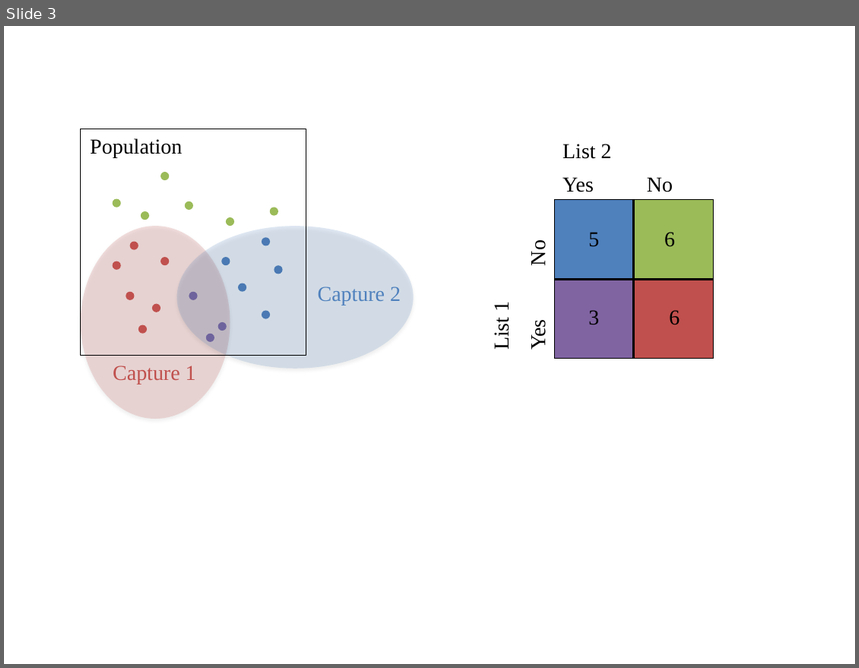
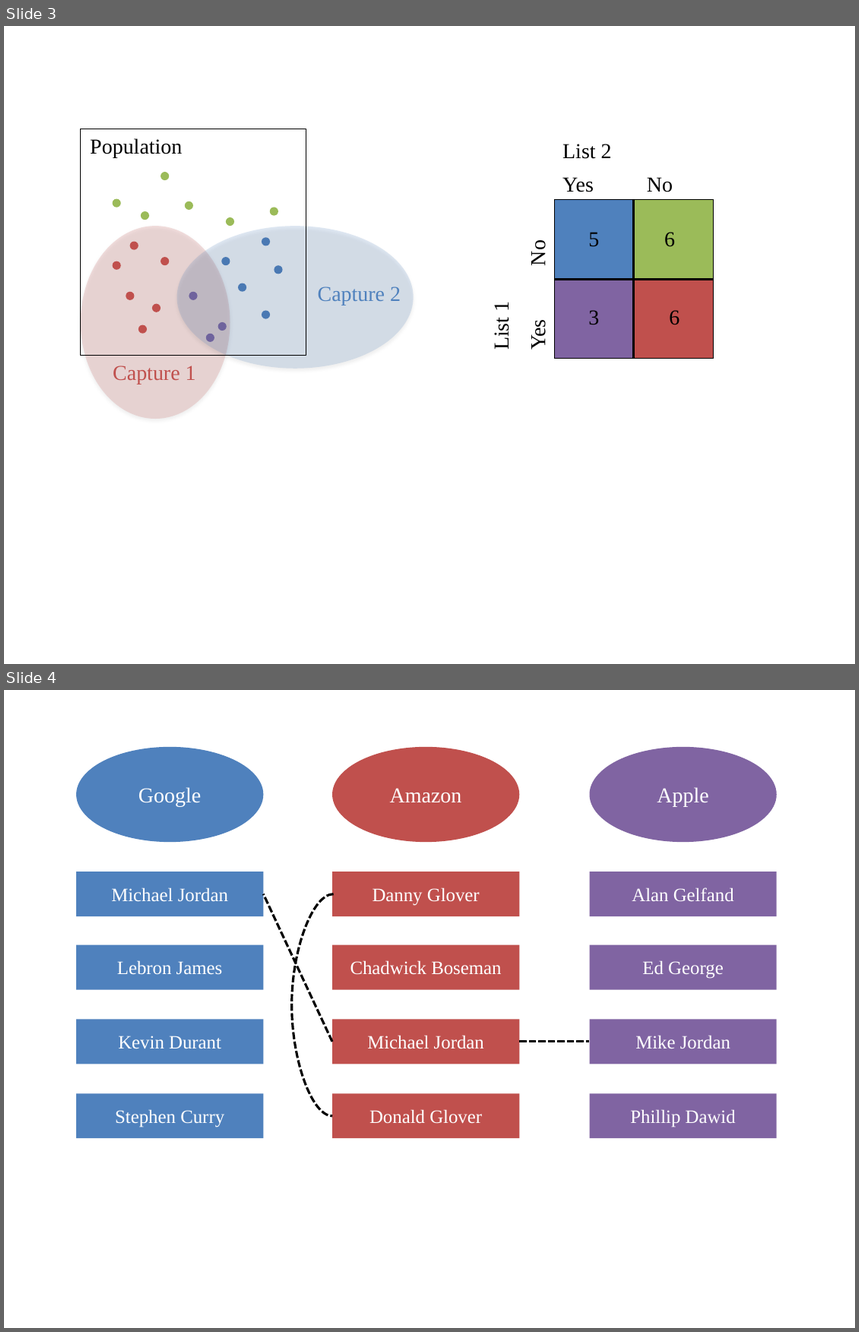
Before and after one commit to andeek/capture-recapture, a slide deck: slides/figure/make_figs.pptx. Shown one above the other, each under a label of ours: slide 3 before the commit, slides 3 and 4 after it. The pictures are 859x668 and 859x1332 pixels, drawn with LibreOffice and Linux fonts; fonts in the diff are those of the drawing. Boxes give left, top, right and bottom in pixels: in the first picture for what was removed or moved away, otherwise in the second. Text is boxed around its words. In the diff, an @@ line names an element or a change of style, - is before the commit and + after.

```diff
--- a/slides/figure/make_figs.pptx
+++ b/slides/figure/make_figs.pptx
@@ slide 4 added at box(4, 690, 855, 1328), background #FFFFFF @@
@@ ellipse added at box(76, 747, 264, 842), fill #4F81BD, 18 pt, text #FFFFFF @@
+Google
@@ ellipse added at box(332, 747, 520, 842), fill #C0504D, 18 pt, text #FFFFFF @@
+Amazon
@@ ellipse added at box(590, 747, 777, 842), fill #8064A2, 18 pt, text #FFFFFF @@
+Apple
@@ rectangle added at box(76, 872, 264, 916), fill #4F81BD, 16 pt, text #FFFFFF @@
+Michael Jordan
@@ rectangle added at box(332, 872, 520, 916), fill #C0504D, 16 pt, text #FFFFFF @@
+Danny Glover
@@ rectangle added at box(590, 872, 777, 916), fill #8064A2, 16 pt, text #FFFFFF @@
+Alan Gelfand
@@ line added from (332, 1042) to (264, 894), #000000 2 pt dashed @@
@@ curved line added from (333, 894) to (332, 1116), #000000 2 pt dashed @@
@@ rectangle added at box(76, 945, 264, 990), fill #4F81BD, 16 pt, text #FFFFFF @@
+Lebron James
@@ rectangle added at box(332, 945, 520, 990), fill #C0504D, 16 pt, text #FFFFFF @@
+Chadwick Boseman
@@ rectangle added at box(590, 945, 777, 990), fill #8064A2, 16 pt, text #FFFFFF @@
+Ed George
@@ rectangle added at box(76, 1019, 264, 1065), fill #4F81BD, 16 pt, text #FFFFFF @@
+Kevin Durant
@@ rectangle added at box(332, 1019, 520, 1065), fill #C0504D, 16 pt, text #FFFFFF @@
+Michael Jordan
@@ rectangle added at box(590, 1019, 777, 1065), fill #8064A2, 16 pt, text #FFFFFF @@
+Mike Jordan
@@ line added from (520, 1042) to (590, 1042), #000000 2 pt dashed @@
@@ rectangle added at box(76, 1094, 264, 1138), fill #4F81BD, 16 pt, text #FFFFFF @@
+Stephen Curry
@@ rectangle added at box(332, 1094, 520, 1138), fill #C0504D, 16 pt, text #FFFFFF @@
+Donald Glover
@@ rectangle added at box(590, 1094, 777, 1138), fill #8064A2, 16 pt, text #FFFFFF @@
+Phillip Dawid
```
Also in this commit, not shown: 1 other slide added, 6 other files.
